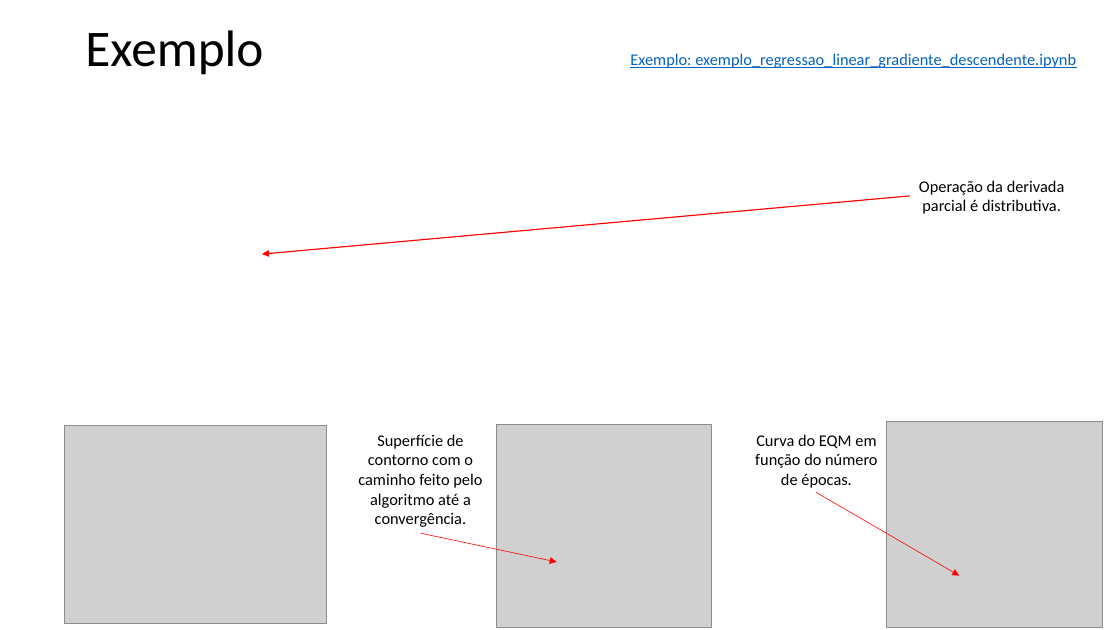
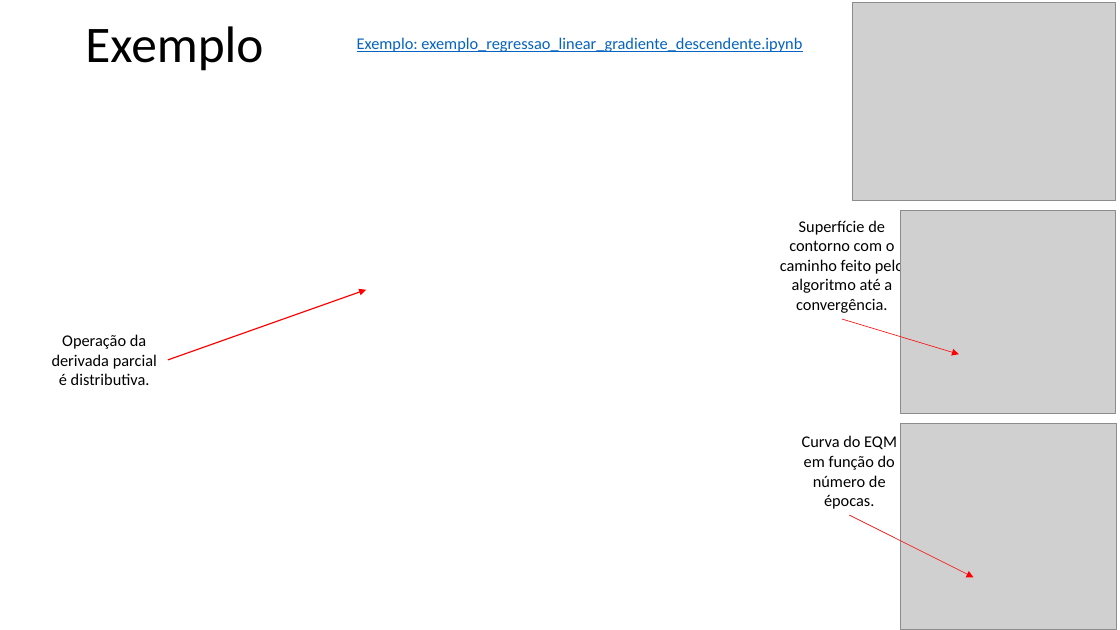
Before and after one commit to zz4fap/t319_aprendizado_de_maquina, a slide deck: slide 8 of slides/T319_Regressão_Linear (Parte II).pptx. Drawn at 1120x630 pixels with LibreOffice and Linux fonts; fonts in the diff are those of the drawing; grey boxes stand for pictures. Boxes give left, top, right and bottom in pixels: in the first picture for what was removed or moved away, otherwise in the second. Text is boxed around its words. In the diff, an @@ line names an element or a change of style, - is before the commit and + after.

```diff
--- a/slides/T319_Regressão_Linear (Parte II).pptx
+++ b/slides/T319_Regressão_Linear (Parte II).pptx
@@ title "Exemplo": place and size @@
-title "Exemplo" at [85, 30, 263, 75]
+title "Exemplo" at [85, 26, 263, 71]
@@ text "Exemplo: exemplo_regressao_linear_gradiente_descendente.ipyn ...": place and size @@
-text "Exemplo: exemplo_regressao_linear_gradiente_descendente.ipyn ..." at [630, 53, 1076, 68]
+text "Exemplo: exemplo_regressao_linear_gradiente_descendente.ipyn ..." at [357, 37, 802, 52]
@@ picture: place and size @@
-picture at [64, 426, 326, 624]
+picture at [853, 3, 1115, 201]
@@ arrow removed from (910, 196) to (262, 254) @@
@@ text "Superfície de contorno com o ...": place and size @@
-text "Superfície de contorno com o ..." at [358, 434, 482, 527]
+text "Superfície de contorno com o ..." at [780, 220, 904, 313]
@@ picture: place and size @@
-picture at [497, 424, 712, 628]
+picture at [901, 211, 1116, 414]
@@ arrow added from (168, 360) to (366, 290), #FF0000 1 pt @@
@@ text "Operação da derivada parcial é ..." rewrapped from [919, 180, 1065, 214] to [52, 334, 157, 385] @@
@@ arrow moved from (421, 534) - (557, 562) to (842, 319) - (960, 355) @@
@@ text "Curva do EQM em função ..." rewrapped from [755, 434, 877, 488] to [802, 435, 897, 509] @@
@@ picture: place and size @@
-picture at [886, 422, 1103, 628]
+picture at [901, 423, 1117, 629]
@@ arrow moved from (817, 492) - (960, 576) to (849, 515) - (974, 577) @@
```
Also in this commit, not shown: 7 other slides changed, 4 other files.
